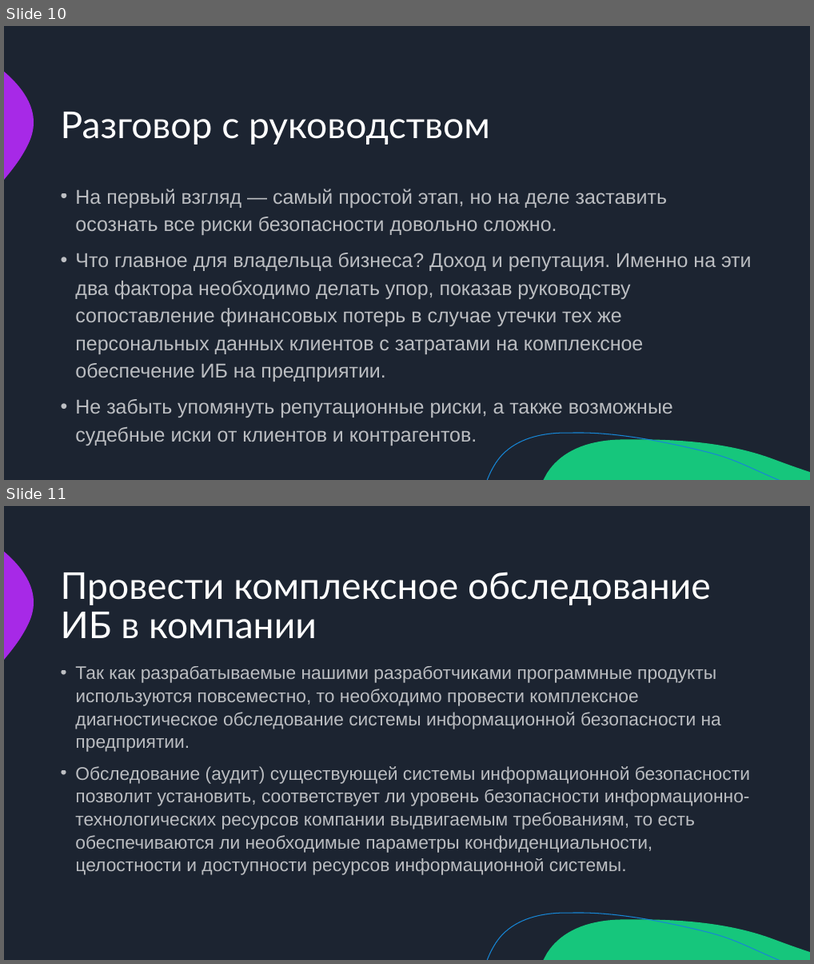
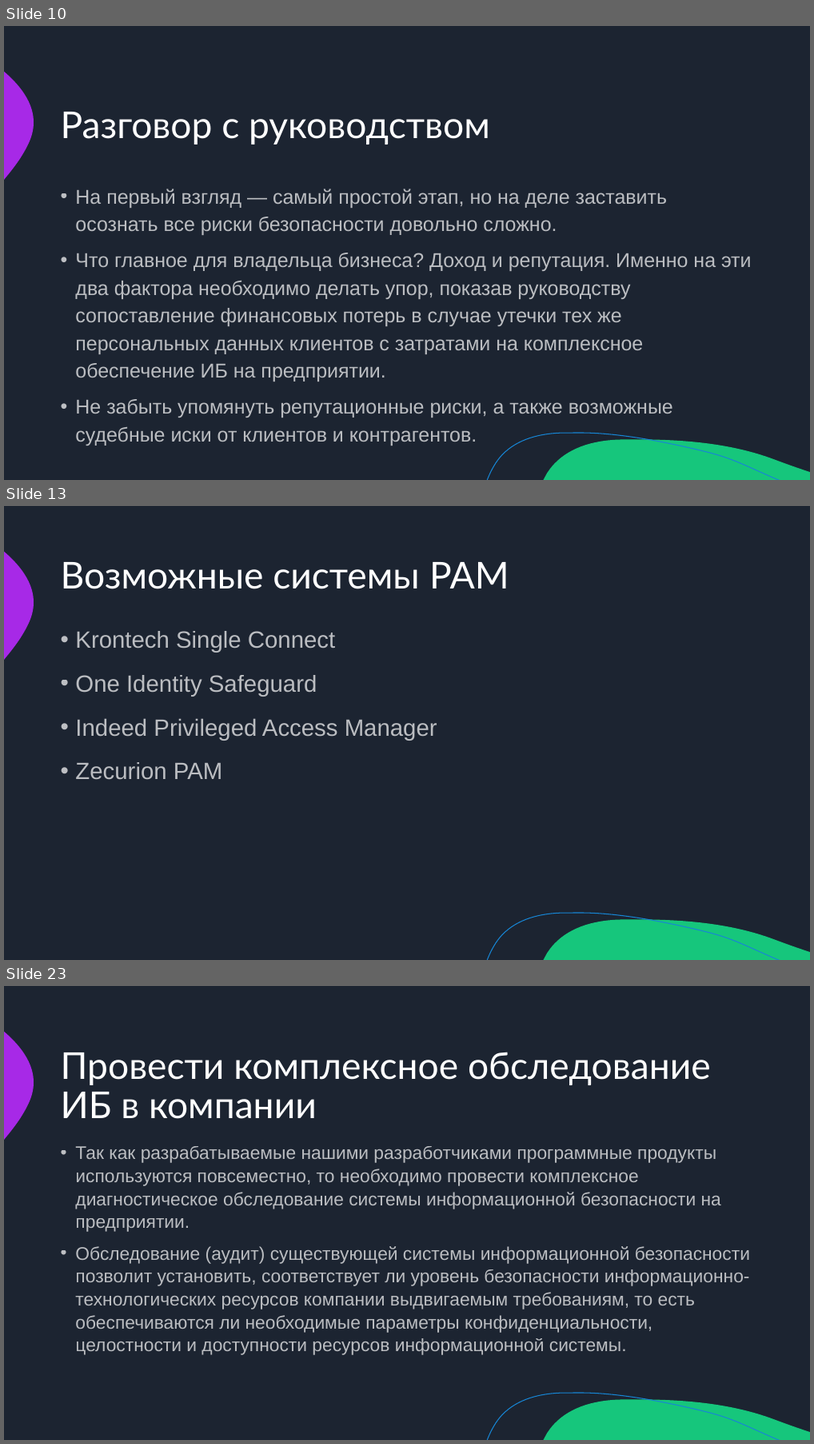
Before and after one commit to misterHush/pd, a slide deck: src/Овсянников_Презентация.pptx. Shown one above the other, each under a label of ours: slides 10 and 11 before the commit, slides 10, 13 and 23 after it; the slides between them are not shown. The pictures are 814x964 and 814x1444 pixels, drawn with LibreOffice and Linux fonts; fonts in the diff are those of the drawing. Boxes give left, top, right and bottom in pixels: in the first picture for what was removed or moved away, otherwise in the second. Text is boxed around its words. In the diff, an @@ line names an element or a change of style, - is before the commit and + after.

```diff
--- a/src/Овсянников_Презентация.pptx
+++ b/src/Овсянников_Презентация.pptx
@@ slide 13 added at bbox=[4, 506, 810, 960], background #1C2431; not listed: 3 template elements that a slide beside it also shows @@
@@ title added at bbox=[61, 562, 510, 589], 44 pt, text #FFFFFF @@
+Возможные системы PAM
@@ text added at bbox=[75, 631, 438, 780], 28 pt, text #FFFFFF at 70% opacity @@
+• Krontech Single Connect
+• One Identity Safeguard
+• Indeed Privileged Access Manager
+• Zecurion PAM
@@ what was slide 11 is now slide 23 @@
```
Also in this commit, not shown: 4 slides changed, 11 other slides added.
